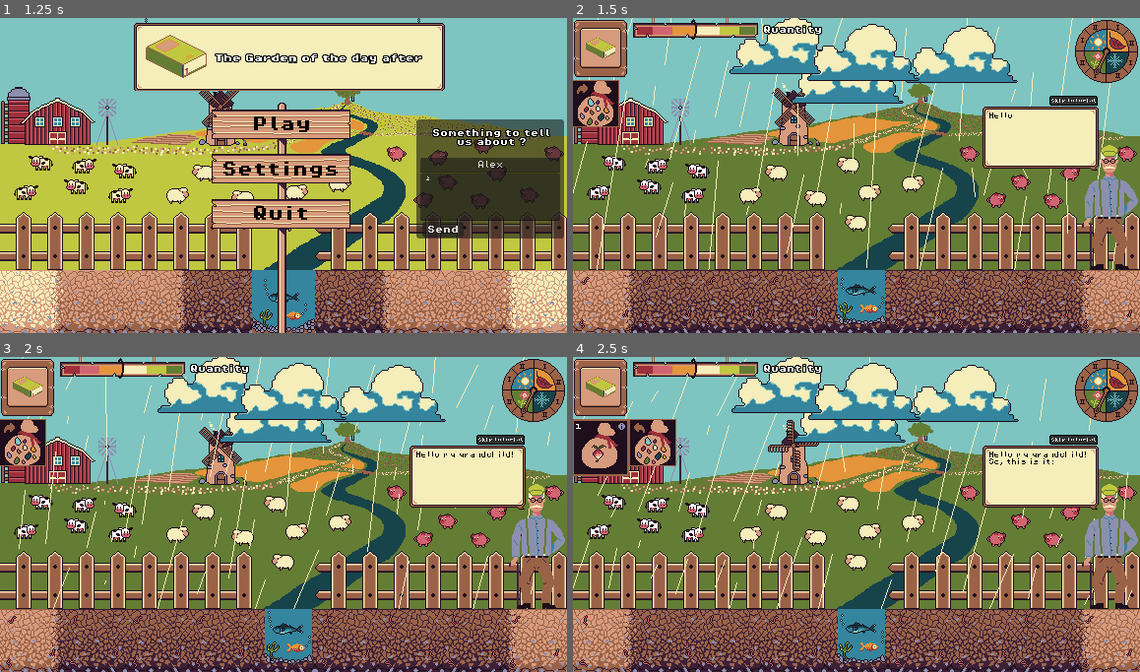
Above: before the commit, frames 1-4 (two rows, left to right).
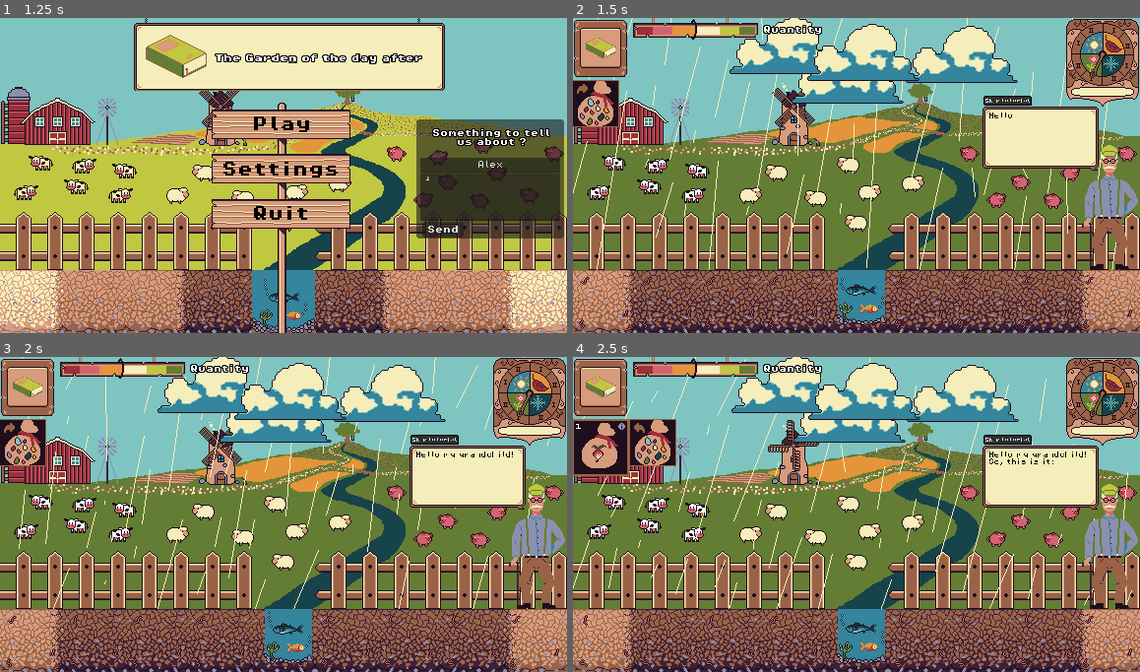
Above: after the commit, the same moments.

Repository: JustAlternate/Regenerative_Game_Jam
Game: Godot game, scene res://Scenes/menu.tscn
The game is run twice, just before and just after one commit, with the same random seed, the same clock (stepped at 60 frames per second) and the same inputs.
Inputs (mouse positions are in pixels of both pictures, inside the frame that each line leads up to):
- Up to frame 1 (1.25 s): click (487, 166) at 0.52 s; type "Alex" at 0.6 s; click (487, 197) at 0.75 s; type "12" at 0.83 s
- Up to frame 2 (1.5 s): click "Play" at 1.25 s
- Up to frame 3 (2 s): no input
- Up to frame 4 (2.5 s): click (595, 442) at 2 s

Frame 1 is identical in both runs. In frame 2, 3.1% of the frame differs, in the area x 72-100%, y 0-29%; in frame 3, 3.1%; in frame 4, 3.1%.

Commit message:
clock pas ouf

Diff:
--- a/Scenes/clock.tscn
+++ b/Scenes/clock.tscn
@@ -1,16 +1,20 @@
-[gd_scene load_steps=40 format=3 uid="uid://slb4mijat6jh"]
+[gd_scene load_steps=41 format=3 uid="uid://slb4mijat6jh"]
 
 [ext_resource type="Script" path="res://Scripts/Clock.gd" id="1_23s68"]
-[ext_resource type="Texture2D" uid="uid://cfobqweci08qy" path="res://Assets/sprites/clock/clock_background.png" id="2_7aaup"]
-[ext_resource type="Texture2D" uid="uid://dqg08pxuur238" path="res://Assets/sprites/clock/clock_hand.png" id="3_erggn"]
-[ext_resource type="Texture2D" uid="uid://br6w8af42c8et" path="res://Assets/sprites/accelerated_button.png" id="4_e4dpt"]
-[ext_resource type="AudioStream" uid="uid://7rx44mg5v8ka" path="res://Assets/sfx/clock_tick.wav" id="5_80v2i"]
+[ext_resource type="Texture2D" uid="uid://dn5q3pq70kqwk" path="res://Assets/sprites/clock/clock_background_2.png" id="2_ab2f7"]
+[ext_resource type="Texture2D" uid="uid://e80kh71b3kye" path="res://Assets/sprites/clock/clock_hand.png" id="3_erggn"]
+[ext_resource type="Texture2D" uid="uid://bkdui0mma5nlx" path="res://Assets/sprites/accelerated_button.png" id="4_e4dpt"]
+[ext_resource type="AudioStream" uid="uid://dysfn0spie27v" path="res://Assets/sfx/clock_tick.wav" id="5_80v2i"]
+
+[sub_resource type="AtlasTexture" id="AtlasTexture_7mvjh"]
+atlas = ExtResource("2_ab2f7")
+region = Rect2(0, 0, 74, 89)
 
 [sub_resource type="SpriteFrames" id="SpriteFrames_sxf4i"]
 animations = [{
 "frames": [{
 "duration": 1.0,
-"texture": ExtResource("2_7aaup")
+"texture": SubResource("AtlasTexture_7mvjh")
 }],
 "loop": true,
 "name": &"default",
@@ -289,7 +293,9 @@
 
 [node name="BackgroundSprite" type="AnimatedSprite2D" parent="."]
 texture_filter = 1
+position = Vector2(-37, -36)
 sprite_frames = SubResource("SpriteFrames_sxf4i")
+centered = false
 
 [node name="ArrowSprite" type="AnimatedSprite2D" parent="."]
 texture_filter = 1
--- a/Scenes/dialogue_grand_pere.tscn
+++ b/Scenes/dialogue_grand_pere.tscn
@@ -99,9 +99,9 @@
 stream = ExtResource("8_ns56r")
 
 [node name="button_skip_tuto" parent="." instance=ExtResource("8_kgdim")]
-offset_left = -62.0
+offset_left = -129.0
 offset_top = -113.0
-offset_right = 37.0
+offset_right = -30.0
 offset_bottom = -92.0
 scale = Vector2(0.5, 0.5)
 text = "Skip tutorial"
--- a/Scenes/home.tscn
+++ b/Scenes/home.tscn
@@ -3,24 +3,17 @@
 [ext_resource type="PackedScene" uid="uid://dftuedx82aneu" path="res://Scenes/encyclopedia.tscn" id="1_1gyia"]
 [ext_resource type="Script" path="res://Scripts/Game.gd" id="1_mivhc"]
 [ext_resource type="PackedScene" uid="uid://du2q4bvo17ea" path="res://Scenes/dialogue_grand_pere.tscn" id="2_005re"]
-[ext_resource type="Texture2D" uid="uid://7iu6ttth2wqn" path="res://Assets/Plant/sprite-case-eau-centre-animé.png" id="2_bqiwa"]
-[ext_resource type="Texture2D" uid="uid://dnbrxcwa3sxag" path="res://Assets/Plant/case-eau-centre-transparent.png" id="2_yhosm"]
-[ext_resource type="Texture2D" uid="uid://c513m0wacn6m2" path="res://Assets/Plant/background-animé.png" id="4_7lsg4"]
-
-[ext_resource type="Texture2D" uid="uid://tmipe0ex6lx7" path="res://Assets/Plant/sprite-case-eau-centre-animé.png" id="2_bqiwa"]
-[ext_resource type="Texture2D" uid="uid://dp35kjrksxd5u" path="res://Assets/Plant/case-eau-centre-transparent.png" id="2_yhosm"]
-[ext_resource type="Texture2D" uid="uid://81673o2l86g3" path="res://Assets/Plant/background-animé.png" id="4_7lsg4"]
+[ext_resource type="Texture2D" uid="uid://topyesc2mlib" path="res://Assets/Plant/sprite-case-eau-centre-animé.png" id="2_bqiwa"]
+[ext_resource type="Texture2D" uid="uid://ibt3u1vmheac" path="res://Assets/Plant/case-eau-centre-transparent.png" id="2_yhosm"]
+[ext_resource type="Texture2D" uid="uid://ds1g3n8qrgbu" path="res://Assets/Plant/background-animé.png" id="4_7lsg4"]
 [ext_resource type="PackedScene" uid="uid://cpc1baduxkefv" path="res://Scenes/seed_drawer.tscn" id="4_fw8ti"]
 [ext_resource type="PackedScene" uid="uid://slb4mijat6jh" path="res://Scenes/clock.tscn" id="5_gjtvy"]
 [ext_resource type="PackedScene" uid="uid://c751d7ivsjn33" path="res://Scenes/meteo.tscn" id="6_2mes2"]
 [ext_resource type="PackedScene" uid="uid://c5fwrbut46wua" path="res://Scenes/plante.tscn" id="6_5hxrd"]
-[ext_resource type="Texture2D" uid="uid://b61vvtpmx54qh" path="res://Assets/sprites/dirt-moist.png" id="8_dmgkt"]
+[ext_resource type="Texture2D" uid="uid://cbnbl06sr3vdm" path="res://Assets/sprites/rain.png" id="7_ng7x1"]
+[ext_resource type="Texture2D" uid="uid://ckp0ebqofge0o" path="res://Assets/sprites/dirt-moist.png" id="8_dmgkt"]
 [ext_resource type="PackedScene" uid="uid://cd4110b2l4fjg" path="res://Scenes/objectives_v_2.tscn" id="8_p0yy8"]
-[ext_resource type="Texture2D" uid="uid://cfphv0b6rly3m" path="res://Assets/sprites/dirt-soaked.png" id="9_2h3e1"]
-[ext_resource type="Texture2D" uid="uid://bdnm6q44m5amg" path="res://Assets/sprites/rain.png" id="7_ng7x1"]
-[ext_resource type="Texture2D" uid="uid://bsk2yn4bty732" path="res://Assets/sprites/dirt-moist.png" id="8_dmgkt"]
-[ext_resource type="PackedScene" uid="uid://cd4110b2l4fjg" path="res://Scenes/objectives_v_2.tscn" id="8_p0yy8"]
-[ext_resource type="Texture2D" uid="uid://6vc4iqfxlbb8" path="res://Assets/sprites/dirt-soaked.png" id="9_2h3e1"]
+[ext_resource type="Texture2D" uid="uid://hc57kejf33hk" path="res://Assets/sprites/dirt-soaked.png" id="9_2h3e1"]
 
 [sub_resource type="AtlasTexture" id="AtlasTexture_e2ibs"]
 atlas = ExtResource("2_yhosm")
@@ -384,7 +377,7 @@
 z_index = 1
 
 [node name="Clock" parent="Game" instance=ExtResource("5_gjtvy")]
-position = Vector2(542.477, 34.0615)
+position = Vector2(538, 37)
 
 [node name="HTTPRequest" type="HTTPRequest" parent="Game"]
 timeout = 4.0
Binary file added: Assets/sprites/clock/clock_background_2.png
Not shown: 1 places in Scenes/dialogue_grand_pere.tscn that only renumber resources
